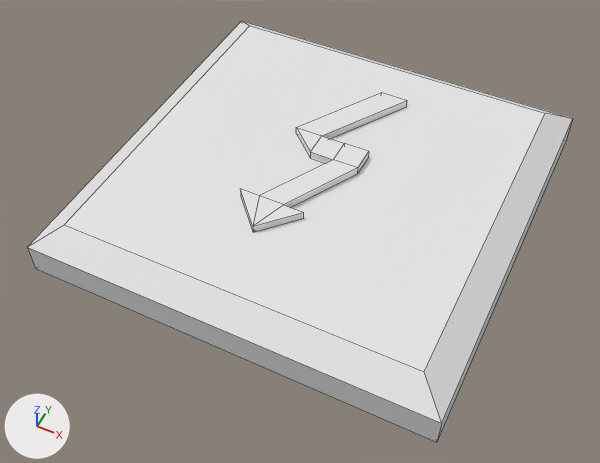
The Blender file Assets/Blend Files/PowerBox.blend: old version first, new version second.
The view is the same before and after, from a 50 mm lens placed at (1.22, -2.66, 3.03), pointed at (0.0, -0.21, -0.03). The axes (+X, +Y, +Z) are drawn at lower left. The lights are the same throughout. Mesh edges are drawn as thin lines.

The scene before the commit, as lines of its bpy script (objects in view):
```python
me_cube_001 = bpy.data.meshes.new('Cube.001')
me_cube_001.from_pydata(...)  # 20 vertices, 18 faces; spans x -1.0..1.0, y -1.0..1.0, z 0.03..1.56
me_cube_002 = bpy.data.meshes.new('Cube.002')
me_cube_002.from_pydata(...)  # 28 vertices, 31 faces; spans x -0.88..0.75, y -1.87..2.15, z -2.89..-2.61
ob_box = bpy.data.objects.new('Box', me_cube_001)
ob_box.location = (0.0, 0.0, 0.0)
ob_box.scale = (1.0, 1.0, 0.155)
ob_lightning = bpy.data.objects.new('Lightning', me_cube_002)
ob_lightning.location = (0.0, 0.0, 0.687)
ob_lightning.scale = (0.28, 0.28, 0.155)
```
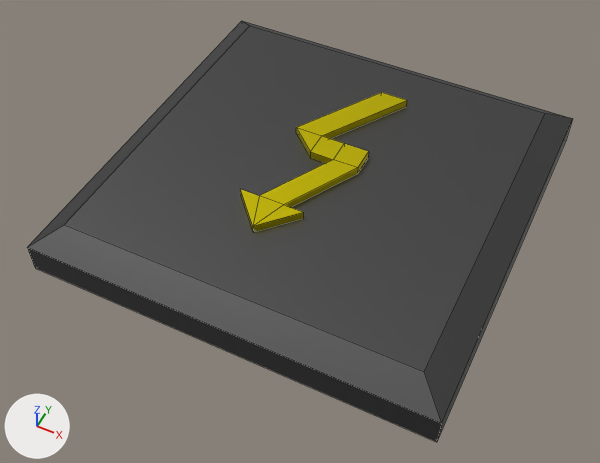
Commit message: colored PowerBox

Location of each change, [x1, y1, x2, y2] in pixels of the pictures (600 x 463 px):
'Box', recoloured (white to grey)
    both: [27, 21, 573, 442]
'Lightning', recoloured (white to yellow)
    both: [240, 92, 407, 232]

What the commit changed:
Material 'yellow' (mat_yellow) is new.
Its base color is (0.8, 0.684, 0.00618) (yellow #e7d812).
Its metallic is 1.0.
Material 'gray' (mat_gray) is new.
Its base color is (0.119, 0.119, 0.119) (dark grey #616161).
Its metallic is 1.0.
me_cube_001 has 20 vertices, 18 faces and spans x -1.0..1.0, y -1.0..1.0, z 0.03..1.56.
me_cube_001 now uses material mat_gray (dark grey #616161).
me_cube_002 has 28 vertices, 31 faces and spans x -0.88..0.75, y -1.87..2.15, z -2.89..-2.61.
me_cube_002 now uses material mat_yellow (yellow #e7d812).
